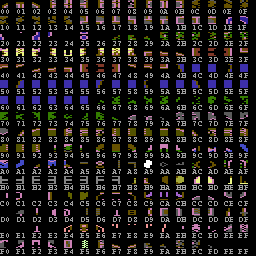
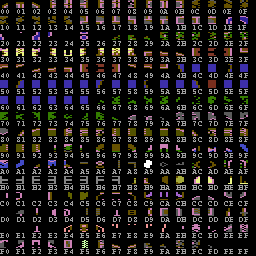
Layered file, before and after one edit (256px x 256px). Changes by layer:
painted on "chars" over [208, 80, 216, 88]
